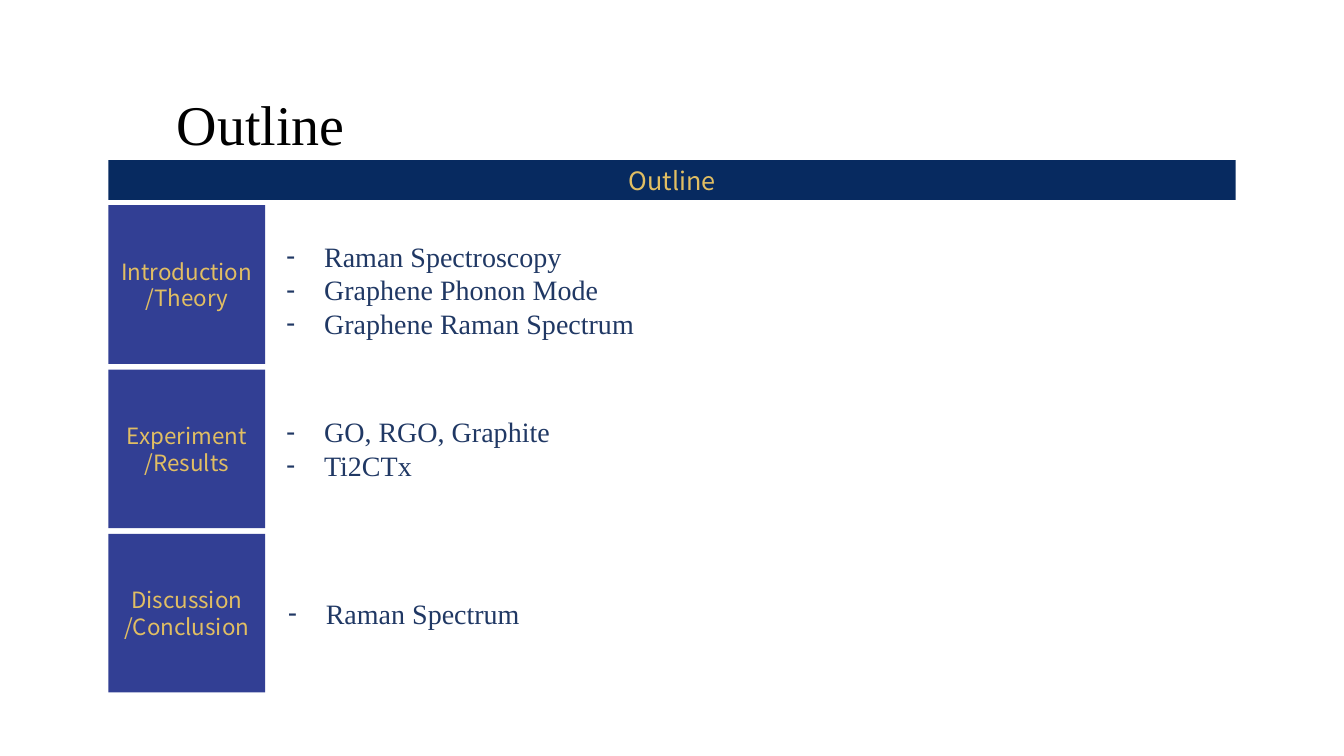
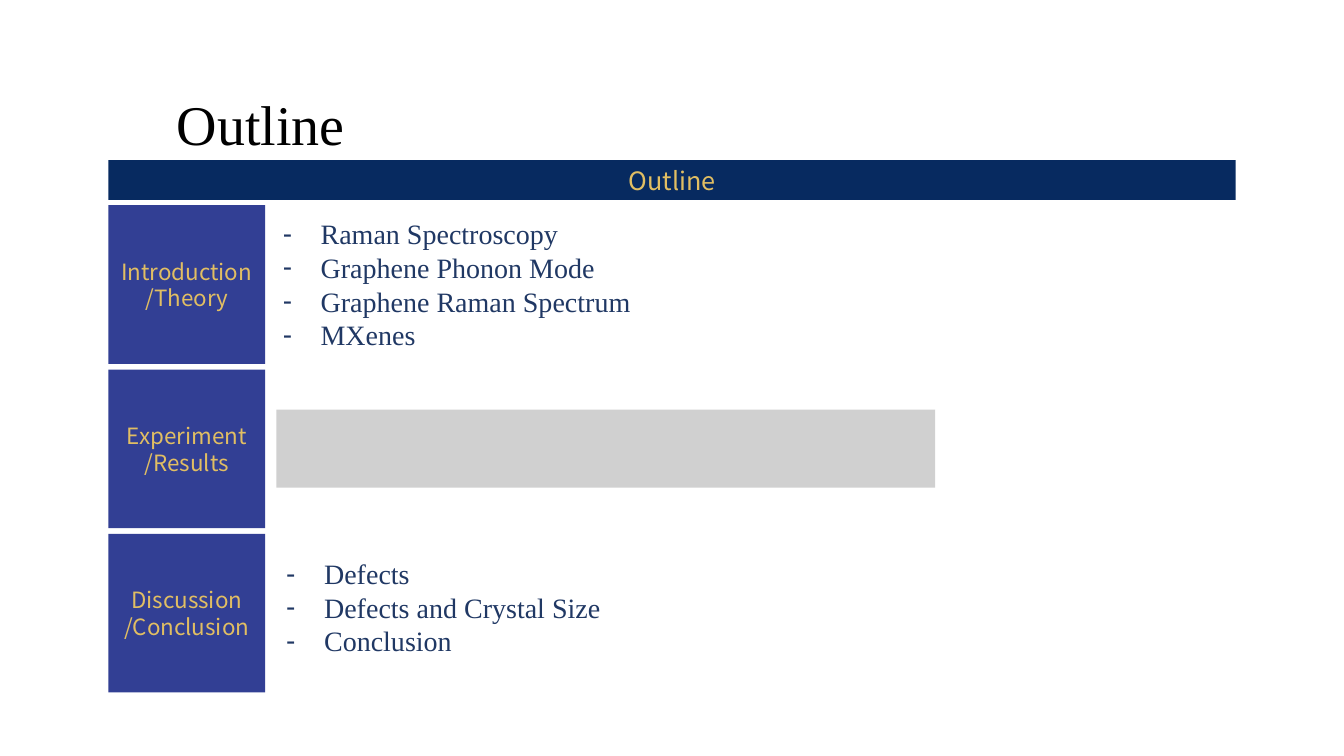
Before and after one commit to Waterbird20/APL2, a slide deck: slide 2 of Raman_Final Presentation.pptx. Drawn at 1344x756 pixels with LibreOffice and Linux fonts; fonts in the diff are those of the drawing; grey boxes stand for pictures; background and template pictures are left out. Boxes give left, top, right and bottom in pixels: in the first picture for what was removed or moved away, otherwise in the second. Text is boxed around its words. In the diff, an @@ line names an element or a change of style, - is before the commit and + after.

```diff
--- a/Raman_Final Presentation.pptx
+++ b/Raman_Final Presentation.pptx
@@ text "Raman Spectroscopy": place and size @@
-text "Raman Spectroscopy" at box(324, 248, 633, 340)
+text "Raman Spectroscopy" at box(321, 225, 630, 346)
@@ text at box(321, 326, 416, 346): paragraph added @@
+– MXenes
@@ picture added at box(276, 409, 936, 487) @@
@@ text removed at box(324, 422, 550, 477) @@
-– GO, RGO, Graphite
-– Ti2CTx
@@ text at box(324, 564, 600, 652): text changed @@
-– Raman Spectrum
+– Defects
+– Defects and Crystal Size
+– Conclusion
```
Also in this commit, not shown: 2 other slides changed, 1 slide added, 1 slide removed, 1 other file.
